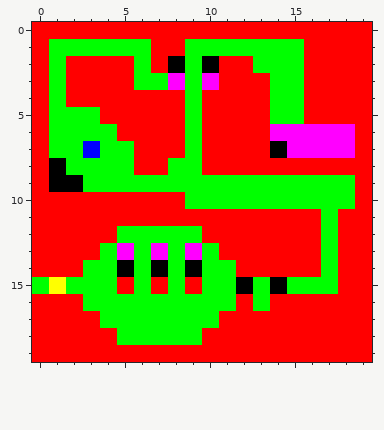
Two states of a pixel-art sprite, gfx/devLevel.png. The picture above was drawn from the file before the commit.
The file is 20x20 pixels.
And afterwards:
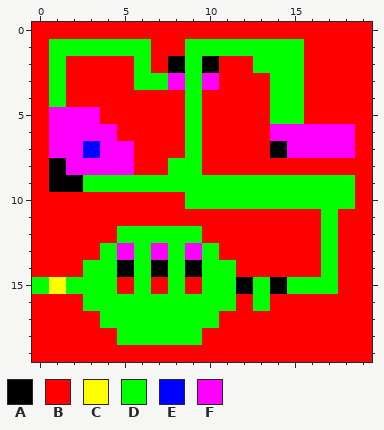
Palette (. is transparent): A #000000  B #ff0000  C #ffff00  D #00ff00  E #0000ff  F #ff00ff
Commit: Implementierung: Es werden 75% aller Rubine im Level benötigt, um das Level abzuschließen
Change:
{"y":5,"x":1,"old":"DDD","new":"FFF"}
{"y":6,"x":1,"old":"DDDD","new":"FFFF"}
{"y":7,"x":1,"old":"DD","new":"FF"}
{"y":7,"x":4,"old":"DD","new":"FF"}
{"y":8,"x":2,"old":"DDDD","new":"FFFF"}
{"label":"changed","picture_box":[49,107,134,175]}
